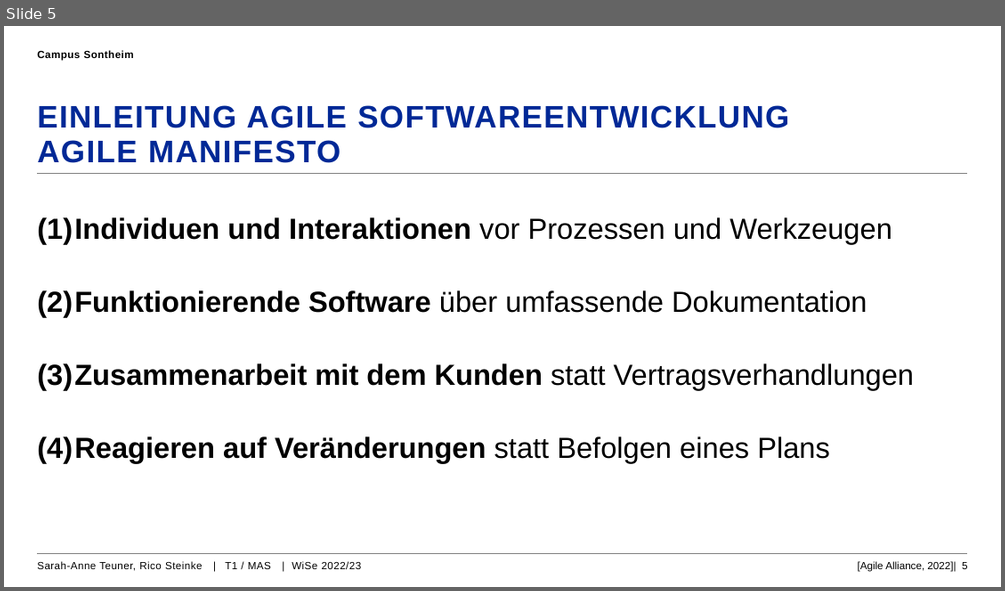
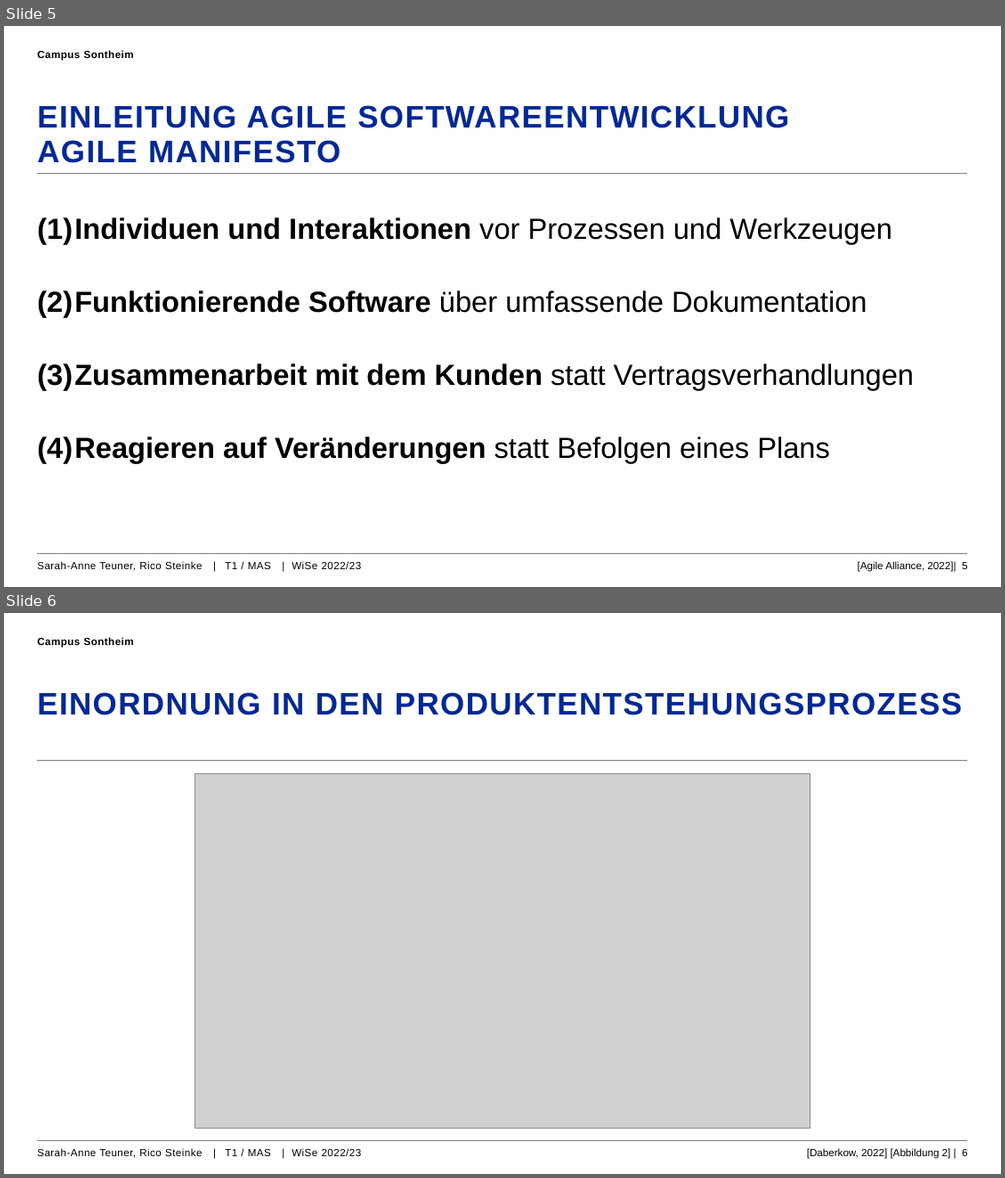
Before and after one commit to rico227/pgpe, a slide deck: Agile_Softwareentwicklung_Automotive_PGPE.pptx. Shown one above the other, each under a label of ours: slide 5 before the commit, slides 5 and 6 after it. The pictures are 1005x591 and 1005x1178 pixels, drawn with LibreOffice and Linux fonts; fonts in the diff are those of the drawing; grey boxes stand for pictures; background and template pictures are left out. Boxes give left, top, right and bottom in pixels: in the first picture for what was removed or moved away, otherwise in the second. Text is boxed around its words. In the diff, an @@ line names an element or a change of style, - is before the commit and + after.

```diff
--- a/Agile_Softwareentwicklung_Automotive_PGPE.pptx
+++ b/Agile_Softwareentwicklung_Automotive_PGPE.pptx
@@ slide 6 added at <box>4,613,1001,1174</box>, background #FFFFFF; not listed: 2 template elements that a slide beside it also shows @@
@@ text added at <box>37,637,134,648</box>, 10 pt, text #000000, bold @@
+Campus Sontheim
@@ title added at <box>37,692,962,715</box>, 30 pt, text #002896, bold @@
+EINORDNUNG IN DEN PRODUKTENTSTEHUNGSPROZESS
@@ picture added at <box>195,774,810,1128</box> @@
@@ text added at <box>37,1148,362,1158</box>, 10 pt, text #000000 @@
+Sarah-Anne Teuner, Rico Steinke | T1 / MAS | WiSe 2022/23
@@ text added at <box>807,1148,967,1159</box>, 10 pt, text #000000 @@
+[Daberkow, 2022] [Abbildung 2] | 6
```
Also in this commit, not shown: 1 slide changed, 9 other slides added, 4 other files.
